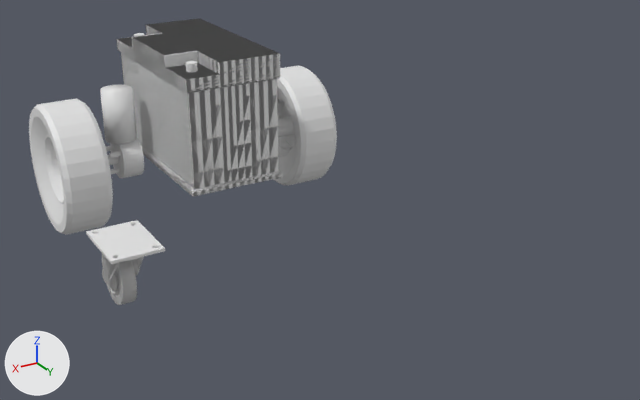
Two versions of the Blender file prototype1.blend, one commit apart.
The view is the same before and after, from a camera (50 mm lens) standing at (468.0, 1534.0, 617.0) and looking at (-215.0, 395.0, 47.0). Every picture has the same lights, and +X, +Y and +Z are marked at lower left.

Objects in the first picture: 'Колесо ЛВ', 'Площадка', 'Серво.001', 'акб', 'колесо ПР', 'колесо малое'.
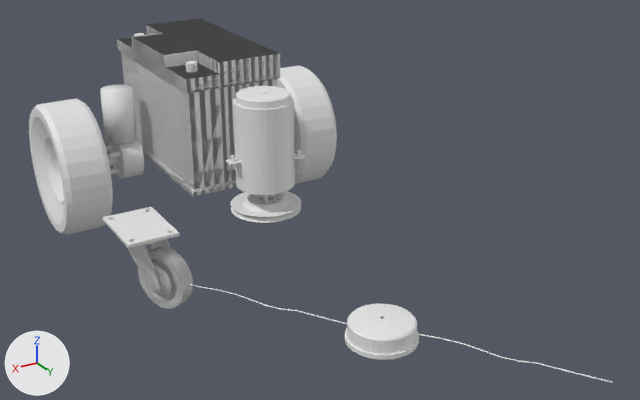
Location of each change, (x1, y1, x2, y2) in pixels of the pictures (640 x 400 px):
'Вентилятор', added: after (226, 86, 306, 201)
'колесо малое', moved, turned: before (101, 252, 144, 305); after (116, 235, 193, 309)
'тримерная головка', added: after (190, 284, 613, 383)
'Площадка', moved: before (86, 220, 165, 264); after (103, 207, 180, 248)
'Шкив приводной', added: after (231, 191, 301, 223)

Patch to the scene script:
```diff
--- a/prototype1.blend.py
+++ b/prototype1.blend.py
@@ me_окружность_002 @@
+me_окружность_002.from_pydata(...)  # 464 vertices, 288 faces; spans x -61.0..61.0, y -61.0..61.0, z 0.0..19.3
@@ me_плоскость_003 @@
+me_плоскость_003.from_pydata(...)  # 1024 vertices, 830 faces; spans x -50.0..69.0, y -68.0..66.0, z -91.0..110.0
@@ me_окружность_007 @@
+me_окружность_007.from_pydata(...)  # 1248 vertices, 1156 faces; spans x -319.0..320.0, y -54.0..54.0, z -42.0..5.0
@@ ob_колесо_малое @@
 ob_колесо_малое = bpy.data.objects.new('колесо малое', me_окружность_001)
-ob_колесо_малое.location = (88.0, 311.0, 11.0)
-ob_колесо_малое.rotation_euler = (1.571, 0.0, 1.571)  # degrees (90, 0, 90)
+ob_колесо_малое.location = (48.0, 271.0, 11.0)
+ob_колесо_малое.rotation_euler = (1.571, 0.0, 5.131)  # degrees (90, 0, 294)
 ob_колесо_малое.scale = (0.5, 0.5, 1.0)
@@ ob_площадка @@
 ob_площадка = bpy.data.objects.new('Площадка', me_куб_001)
-ob_площадка.location = (87.0, 310.0, 13.0)
+ob_площадка.location = (47.0, 271.0, 13.0)
 ob_площадка.scale = (0.181, 0.3, 0.025)
@@ ob_шкив_приводной @@
+ob_шкив_приводной = bpy.data.objects.new('Шкив приводной', me_окружность_002)
+ob_шкив_приводной.location = (-176.0, 280.0, 18.0)
+ob_шкив_приводной.rotation_euler = (0.0, 3.142, 0.0)  # degrees (0, 180, 0)
@@ ob_вентилятор @@
+ob_вентилятор = bpy.data.objects.new('Вентилятор', me_плоскость_003)
+ob_вентилятор.location = (-175.0, 281.0, 97.0)
+ob_вентилятор.rotation_euler = (0.0, 0.0, 4.286)  # degrees (0, 0, 246)
@@ ob_тримерная_головка @@
+ob_тримерная_головка = bpy.data.objects.new('тримерная головка', me_окружность_007)
+ob_тримерная_головка.location = (-173.0, 638.0, -42.0)
+ob_тримерная_головка.rotation_euler = (0.0, 0.0, -0.894)  # degrees (0, 0, -51)
```
